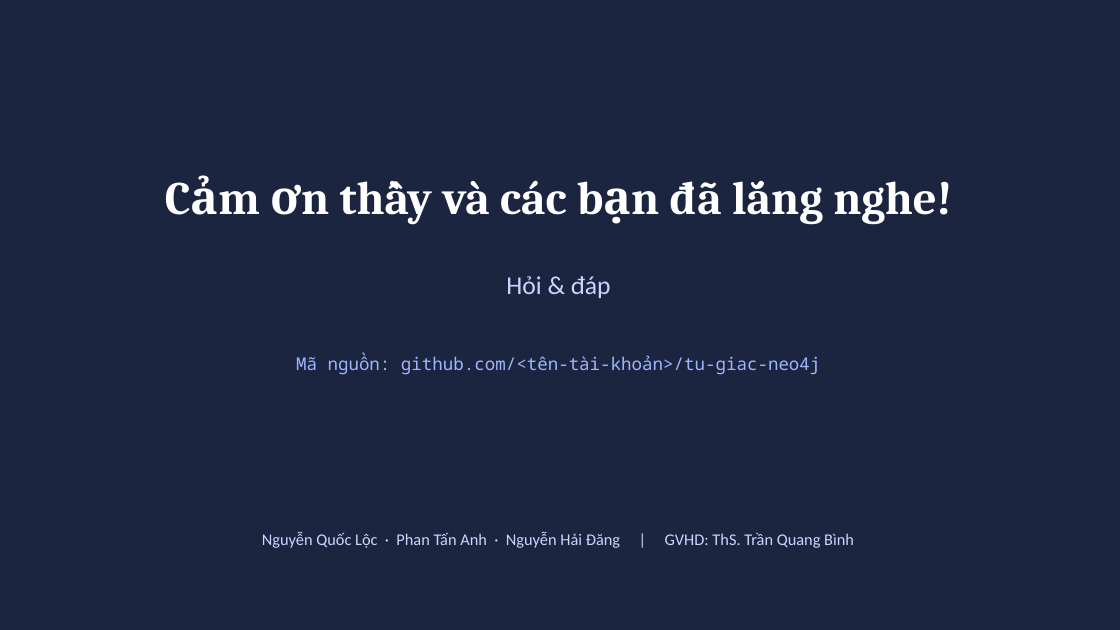
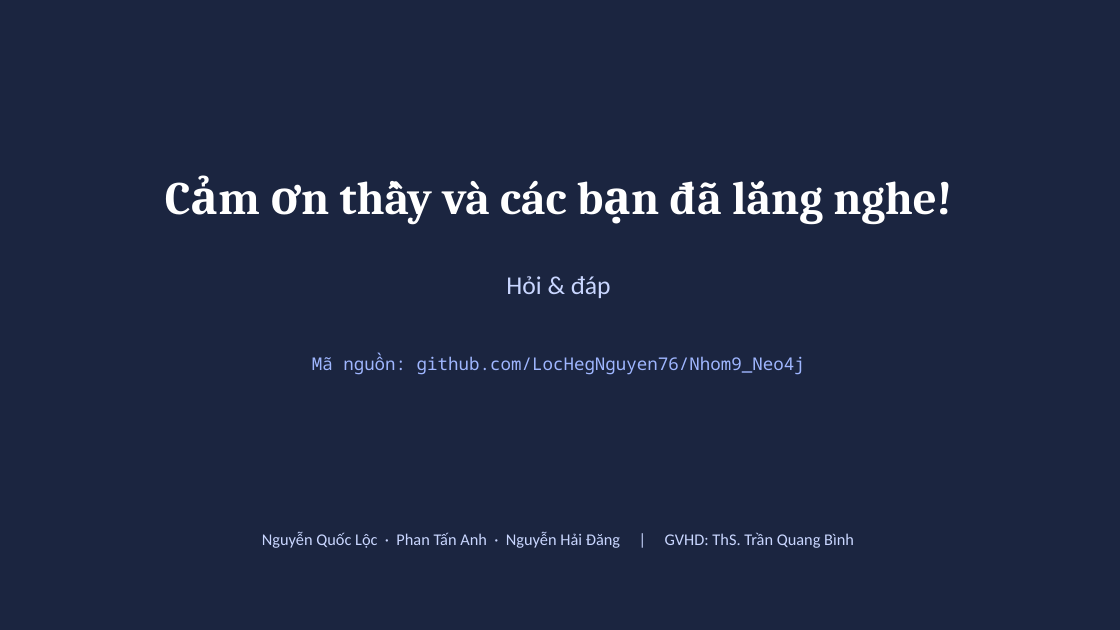
Before and after one commit to LocHegNguyen76/Nhom9_tuGiac_Neo4j, a slide deck: slide 18 of docs/3_Thuyet_trinh.pptx (slide 17 before the commit). Drawn at 1120x630 pixels with LibreOffice and Linux fonts; fonts in the diff are those of the drawing. Boxes give left, top, right and bottom in pixels: in the first picture for what was removed or moved away, otherwise in the second. Text is boxed around its words. In the diff, an @@ line names an element or a change of style, - is before the commit and + after.

```diff
--- a/docs/3_Thuyet_trinh.pptx
+++ b/docs/3_Thuyet_trinh.pptx
@@ text at box(312, 354, 805, 375): text changed @@
-Mã nguồn: github.com/<tên-tài-khoản>/tu-giac-neo4j
+Mã nguồn: github.com/LocHegNguyen76/Nhom9_Neo4j
```
Also in this commit, not shown: 4 other slides changed, 1 slide added, 28 other files.
